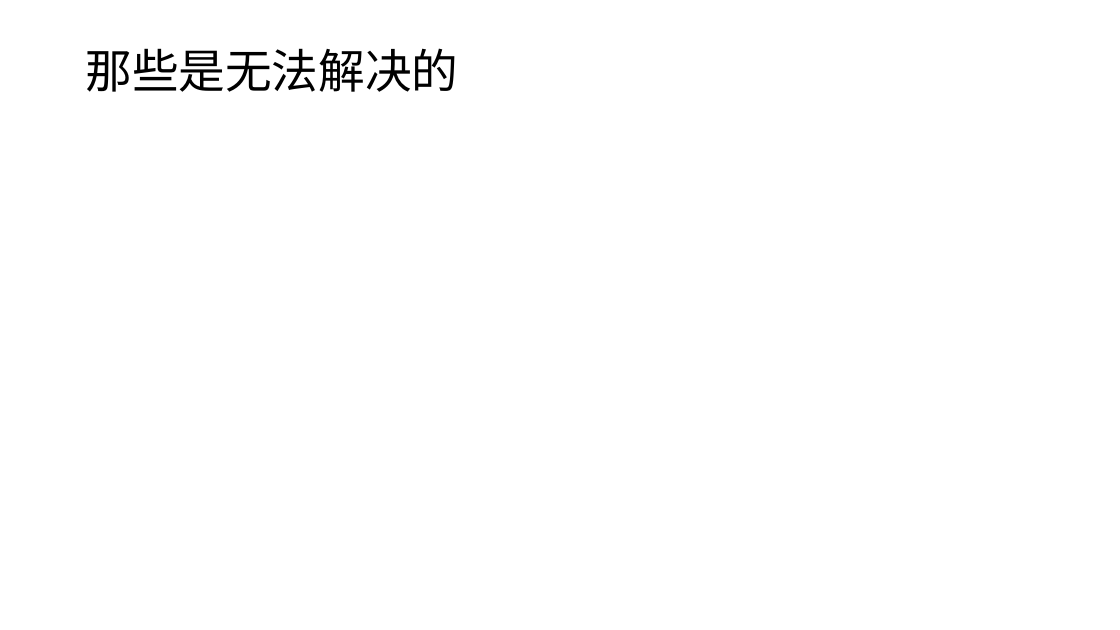
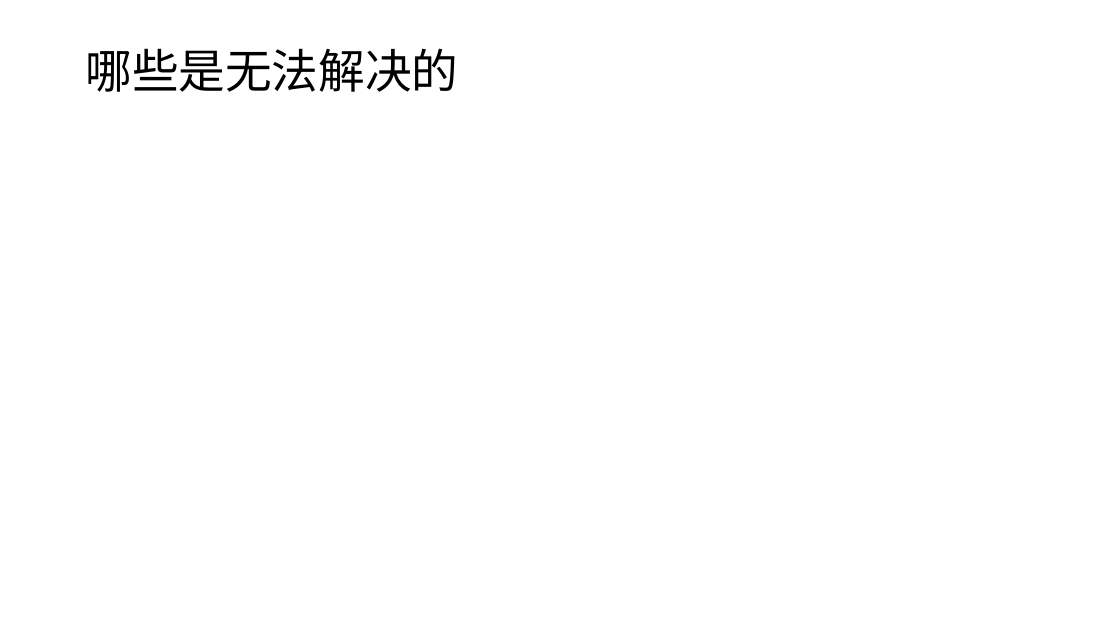
Before and after one commit to edu2act/course-wechat-and-miniprogram, a slide deck: slide 3 of materials/ch11/ch11-代码和数据库结构设计思考.pptx. Drawn at 1120x630 pixels with LibreOffice and Linux fonts; fonts in the diff are those of the drawing. Boxes give left, top, right and bottom in pixels: in the first picture for what was removed or moved away, otherwise in the second. Text is boxed around its words. In the diff, an @@ line names an element or a change of style, - is before the commit and + after.

```diff
--- a/materials/ch11/ch11-代码和数据库结构设计思考.pptx
+++ b/materials/ch11/ch11-代码和数据库结构设计思考.pptx
@@ title at bbox=[85, 48, 458, 92]: text changed @@
-那些是无法解决的
+哪些是无法解决的
```
Also in this commit, not shown: 1 slide added, 6 other files.
